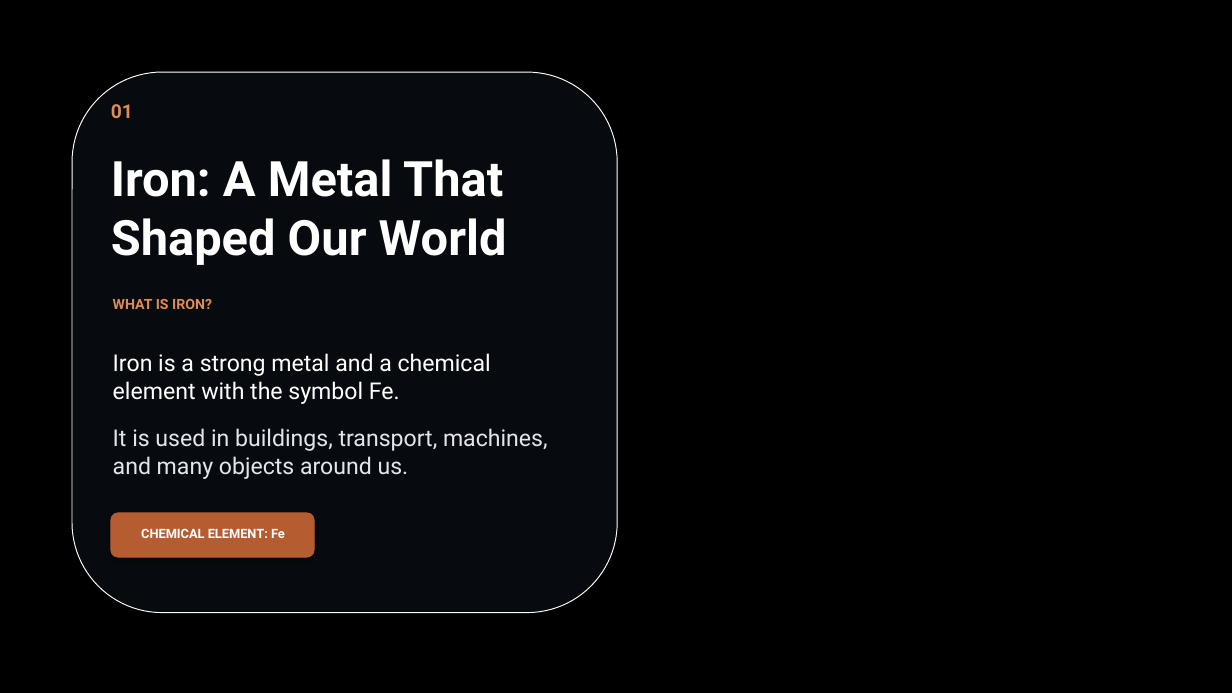
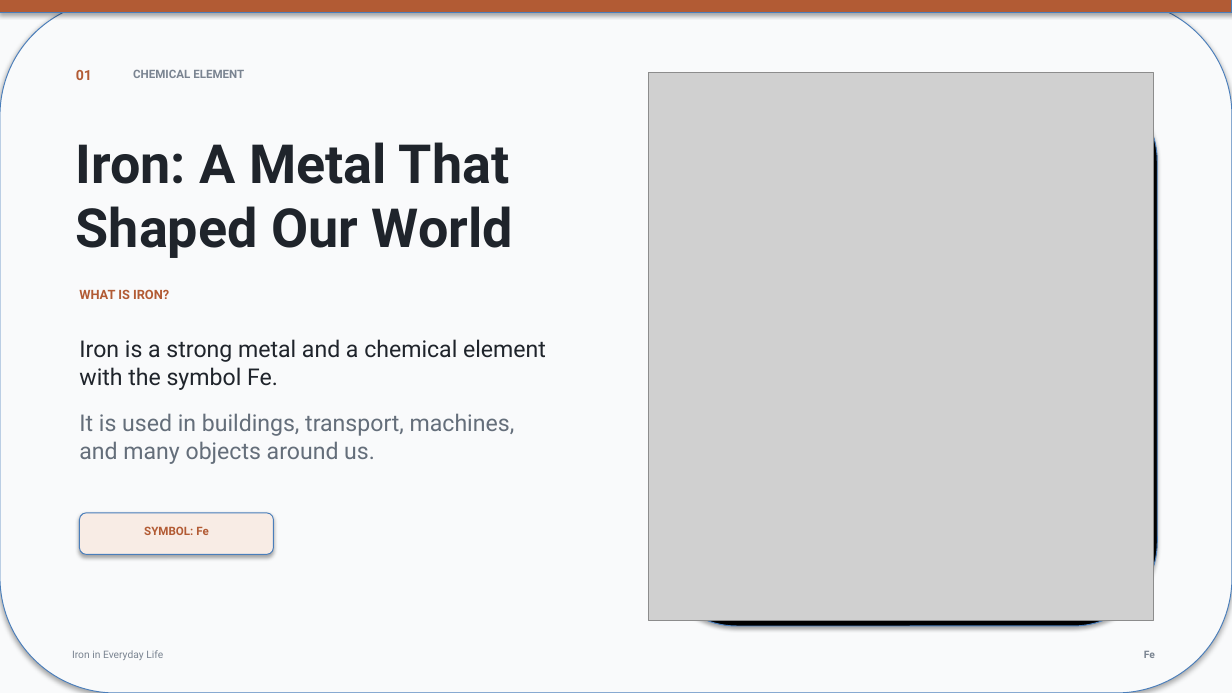
Before and after one commit to vazaofgg-del/qqq, a slide deck: slide 1 of Iron_in_Everyday_Life.pptx. Drawn at 1232x693 pixels with LibreOffice and Linux fonts; fonts in the diff are those of the drawing; grey boxes stand for pictures; background and template pictures are left out. Boxes give left, top, right and bottom in pixels: in the first picture for what was removed or moved away, otherwise in the second. Text is boxed around its words. In the diff, an @@ line names an element or a change of style, - is before the commit and + after.

```diff
--- a/Iron_in_Everyday_Life.pptx
+++ b/Iron_in_Everyday_Life.pptx
@@ background picture (left out) to #F9FAFB @@
@@ rectangle: place and size @@
-rectangle at box(0, 0, 1232, 693)
+rectangle at box(0, 0, 1232, 13)
@@ rectangle at box(0, 0, 1232, 13): fill #000000 to #B25B34; outline #000000 0.75 pt to #4B7EBC 0.75 pt @@
@@ rounded rectangle added at box(0, 0, 1232, 693), fill #F9FAFB, outline #4B7EBC 0.75 pt @@
@@ rounded rectangle removed at box(72, 72, 617, 613) @@
@@ text "01": place and size @@
-text "01" at box(111, 104, 133, 118)
+text "01" at box(76, 70, 92, 80)
@@ text "01" at box(76, 70, 92, 80): size 15 to 11 pt, text colour #DD8B57 to #B25B34 @@
@@ text added at box(133, 70, 244, 78), 9 pt, text #7A8491, bold @@
+CHEMICAL ELEMENT
@@ picture added at box(649, 72, 1153, 621) @@
@@ rounded rectangle added at box(653, 77, 1158, 626), fill #000000, outline #4B7EBC 0.75 pt @@
@@ text "Iron: A Metal That Shaped ...": place and size @@
-text "Iron: A Metal That Shaped ..." at box(111, 159, 507, 265)
+text "Iron: A Metal That Shaped ..." at box(76, 142, 513, 258)
@@ text "Iron: A Metal That Shaped ..." at box(76, 142, 513, 258): size 38 to 42 pt, text colour #FFFFFF to #1F242B @@
@@ text "WHAT IS IRON?": place and size @@
-text "WHAT IS IRON?" at box(113, 299, 212, 309)
+text "WHAT IS IRON?" at box(79, 289, 169, 299)
@@ text "WHAT IS IRON?" at box(79, 289, 169, 299): size 11 to 10 pt, text colour #DD8B57 to #B25B34 @@
@@ text "Iron is a strong metal ...": place and size @@
-text "Iron is a strong metal ..." at box(113, 353, 491, 404)
+text "Iron is a strong metal ..." at box(79, 339, 546, 390)
@@ text "Iron is a strong metal ..." at box(79, 339, 546, 390): text colour #FFFFFF to #1F242B @@
@@ text "It is used in buildings, ...": place and size @@
-text "It is used in buildings, ..." at box(113, 428, 548, 479)
+text "It is used in buildings, ..." at box(79, 413, 515, 464)
@@ text "It is used in buildings, ..." at box(79, 413, 515, 464): text colour #E2E6EB to #646E7A @@
@@ rounded rectangle: place and size @@
-rounded rectangle at box(111, 513, 314, 557)
+rounded rectangle at box(79, 513, 274, 555)
@@ rounded rectangle at box(79, 513, 274, 555): fill #B55C30 to #F8ECE5; outline #B55C30 0.75 pt to #4B7EBC 0.75 pt @@
@@ text at box(144, 526, 208, 535): text changed; size 10 to 9 pt; text colour #FFFFFF to #B25B34 @@
-CHEMICAL ELEMENT: Fe
+SYMBOL: Fe
@@ text added at box(72, 650, 163, 660), 8 pt, text #7A8491 @@
+Iron in Everyday Life
@@ text added at box(1144, 651, 1155, 658), 8 pt, text #7A8491, bold @@
+Fe
```
Also in this commit, not shown: 5 other slides changed.
